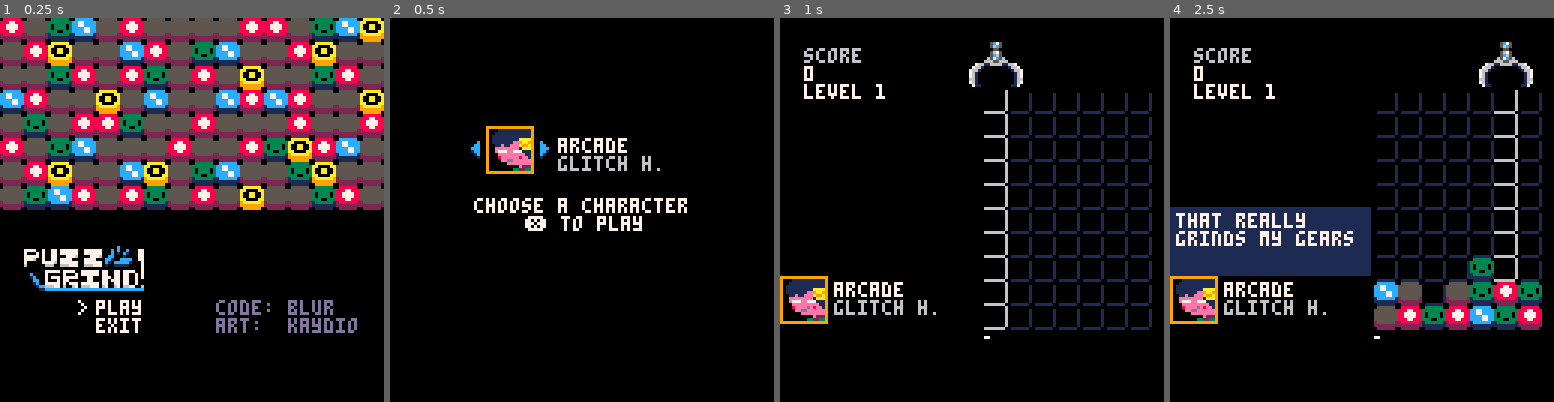
Above: before the commit, frames 1-4 (left to right).
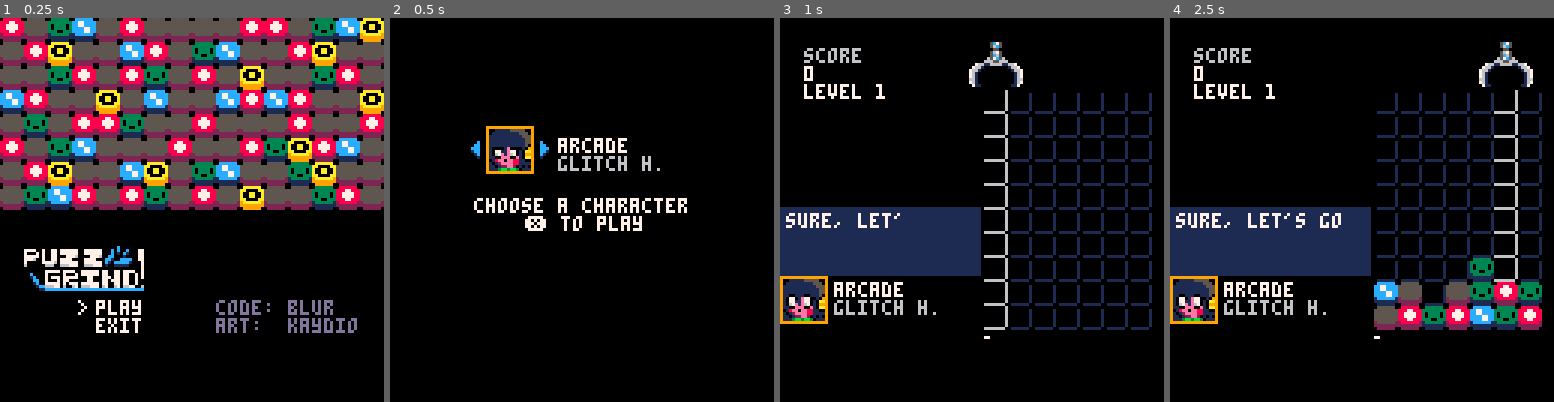
Above: after the commit, the same moments.

Repository: ssblur/puzzgrind
Game: PICO-8 cartridge puzgrind.p8
Two runs of this game, one before a commit and one after it. Both use one fixed random seed, a clock stepped at 60 frames per second and the inputs below.
Inputs:
- Up to frame 1 (0.25 s): no input
- Up to frame 2 (0.5 s): tap X (X key) at 0.33 s
- Up to frame 3 (1 s): tap O (Z key) at 0.7 s
- Up to frame 4 (2.5 s): tap X (X key) at 1.07, 1.85 s; hold Right 1.6-2.1 s; tap O (Z key) at 1.7, 2.1 s; hold Up 2.15-2.42 s; hold Right from 2.47 s (still down)

Frame 1 is identical in both runs. In frame 2, 0.8% of the frame differs, in the area x 25-37%, y 28-40%; in frame 3, 10%, in the area x 0-53%, y 49-79%; in frame 4, 2.1%.

Commit message:
Update assets
Signed-off-by: Patrick Hallbick <patrick.hallbick@outlook.com>

Diff:
--- a/puzgrind.p8
+++ b/puzgrind.p8
@@ -22,6 +22,8 @@
 	elseif game==0 then
 		_ummenu()
 	elseif game==2 then
+		_cdiap = min(_cdiap+1,
+			#_cdial)
 		if _x then
 			game = 0
 		end
@@ -41,9 +43,15 @@
 		_dmmenu()
 	elseif game==2 then
 		local x = 64 - 7*4
-		local y = 64 - 3
+		local y = 72 - 3
+		local ch = _ch - 1
+		ch *= 4
+		map(2+ch,0,16,y-32,2,2)
+		local d =
+		sub(_cdial, 0, _cdiap)
+		print(d, 34, y-32, 7)
 		rectfill(0, y-2, 127, y+19, 8)
-		print("ya donked it",
+		print("game over",
 			x, y, 7)
 		print("points: ".._points)
 		print("press ❎...")
@@ -64,6 +72,7 @@
 	if not _hldx and b then
 		_hldx = true
 		_x = true
+		sfx(2, 1)
 	end
 	if not b then
 		_hldx = false
@@ -107,6 +116,134 @@
 	_cdiap = min(_cdiap+1,
 		#_cdial)
 end
+
+_dmatch = {
+	{
+		"radicool!\n  (radical+cool)",
+		"sick moves!",
+		"niiiiiiiice",
+		"that was dank"
+	},
+	{
+		"that's cool,\ni guess...",
+		"sweet",
+		"(:"
+	},
+	{
+		"bashi blast!"
+	},
+	{
+		"this is like\nthat time..."
+	},
+	{
+	 [["find my tags"
+	 -themderman]]
+	},
+	{
+		"..."
+	}
+}
+_dwatch = {
+	{
+		"gotta watch \nout",
+		"that's a lotta\nblocks, damn",
+		"i have every \ndisease"
+	},
+	{
+		"that really\ngrinds my gears",
+		":/",
+		"wait, fr?"
+	},
+	{
+		"[redacted]"
+	},
+	{
+		"ew, i got some\nblock on me"
+	},
+	{
+		"ugh... not cool"
+	},
+	{
+		"..."
+	}
+}
+
+_dstart = {
+	{
+		"let's get nasty!"
+	},
+	{
+		"sure, let's go"
+	},
+	{
+		"fine"
+	},
+	{
+		"luck's on our\nside!"
+	},
+	{
+		"just go with\nthe flow!"
+	},
+	{
+		"..."
+	}
+}
+
+_dover = {
+	{
+		"ugh! you reek!"
+	},
+	{
+		"whatever..."
+	},
+	{
+		"goddammit"
+	},
+	{
+		"better luck next time!"
+	},
+	{
+		"you'll find your rhythm!"
+	},
+	{
+		"...pathetic"
+	}
+}
+
+function get_dialogue(t)
+	return t[ceil(rnd(#t))]
+end
+
+function dwatch()
+	if _cdiat > tick then
+		return nil
+	end
+	_cdial = get_dialogue(
+		_dwatch[_ch])
+	_cdiap = 2
+	_cdiat = tick + 150
+end
+
+function dmatch()
+	_cdial = get_dialogue(
+		_dmatch[_ch])
+	_cdiap = 2
+	_cdiat = tick + 150
+end
+
+function dstart()
+	_cdial = get_dialogue(
+	 _dstart[_ch])
+	_cdiap = 2
+	_cdiat = tick + 200
+end
+
+function dover()
+	_cdial = get_dialogue(
+	 _dover[_ch])
+	_cdiap = 2
+	_cdiat = tick + 200
+end
 -->8
 function resetboard()
 	_b = {}
@@ -150,6 +287,7 @@
 function gameover()
 	game = 2
 	_delx = tick + 30
+	dover()
 end
 
 function _uboard()
@@ -220,10 +358,12 @@
 		if btn(➡️) and crane<w then
 			mcool = tick + 3
 			crane += 1
+			sfx(0, 1)
 		end
 		if btn(⬅️) and crane>1 then
 			mcool = tick + 3
 			crane -= 1
+			sfx(0, 1)
 		end
 	end
 	if _x then
@@ -315,6 +455,7 @@
 	local t = get(x, y)
 	set(x,y,nil)
 	if t!=nil and t!=5 then
+		sfx(1, 0)
 		point()
 		_clr(x+1,y,t)
 		_clr(x-1,y,t)
@@ -333,59 +474,6 @@
 			end
 		end
 	end
-end
-
-_dmatch = {
-	{
-		"radicool!\n  (radical+cool)",
-		"sick moves!",
-		"niiiiiiiice",
-		"that was dank"
-	},
-	{
-		"that's cool,\ni guess...",
-		"sweet",
-		"(:"
-	},
-	{
-		"bashi blast!"
-	}
-}
-_dwatch = {
-	{
-		"gotta watch \nout",
-		"that's a lotta\nblocks, damn",
-		"i have every \ndisease"
-	},
-	{
-		"that really\ngrinds my gears",
-		":/",
-		"wait, fr?"
-	},
-	{
-		"[redacted]"
-	}
-}
-
-function get_dialogue(t)
-	return t[ceil(rnd(#t))]
-end
-
-function dwatch()
-	if _cdiat > tick then
-		return nil
-	end
-	_cdial = get_dialogue(
-		_dwatch[_ch])
-	_cdiap = 2
-	_cdiat = tick + 200
-end
-
-function dmatch()
-	_cdial = get_dialogue(
-		_dmatch[_ch])
-	_cdiap = 2
-	_cdiat = tick + 200
 end
 -->8
 _points = 0
@@ -447,12 +535,19 @@
 _mmy = 72
 _hldx = false
 
+_mmcool = 0
 function _ummenu()
-	if btn(⬆️) then
+	if btn(⬆️)
+		and _mmcool < tick then
 		_mmsel -= 1
-	end
-	if btn(⬇️) then
+		sfx(2, 1)
+		_mmcool = tick + 5
+	end
+	if btn(⬇️)
+		and _mmcool < tick then
 		_mmsel += 1
+		sfx(2, 1)
+		_mmcool = tick + 5
 	end
 	_mmsel = min(_mmsel, #_mmopt)
 	_mmsel = max(_mmsel, 1)
@@ -488,30 +583,39 @@
 	map(0, 6, 0, 0, 16, 8)
 end
 -->8
-_maxch = 3
+_maxch = 6
 _cname = {
 	"grime",
 	"arcade",
-	"bashi"
+	"bashi",
+	"shambo",
+	"flow",
+	"sludge"
 }
 _cgang = {
 	"dank krew",
 	"glitch h.",
-	"glitch h."
+	"glitch h.",
+	"street rats",
+	"street rats",
+	"dank krew"
 }
 
 function _upsel()
 	if _x then
 		game = 1
+		dstart()
 	end
 	if mcool < tick then
 		if btn(➡️) then
 			mcool = tick + 5
 			_ch += 1
+			sfx(2, 1)
 		end
 		if btn(⬅️) then
 			mcool = tick + 5
 			_ch -= 1
+			sfx(2, 1)
 		end
 	end
 	_ch = min(_ch, _maxch)
@@ -800,8 +904,8 @@
 0001010101010101000000000000000000000000000000000000000000000000000000000000000000000000000000000000000000000000000000000000000000000000000000000000000000000000000000000000000000000000000000000000000000000000000000000000000000000000000000000000000000000000
 0000000000000000000000000000000000000000000000000000000000000000000000000000000000000000000000000000000000000000000000000000000000000000000000000000000000000000000000000000000000000000000000000000000000000000000000000000000000000000000000000000000000000000
 __map__
-4041404144454445484948490000000000000000000000000000000000000000000000000000000000000000000000000000000000000000000000000000000000000000000000000000000000000000000000000000000000000000000000000000000000000000000000000000000000000000000000000000000000000000
-5051525354555443585956570000000000000000000000000000000000000000000000000000000000000000000000000000000000000000000000000000000000000000000000000000000000000000000000000000000000000000000000000000000000000000000000000000000000000000000000000000000000000000
+404142434445464748494a4b606162636465666768696a6b0000000000000000000000000000000000000000000000000000000000000000000000000000000000000000000000000000000000000000000000000000000000000000000000000000000000000000000000000000000000000000000000000000000000000000
+505152535455565758595a5b707172737475767778797a7b0000000000000000000000000000000000000000000000000000000000000000000000000000000000000000000000000000000000000000000000000000000000000000000000000000000000000000000000000000000000000000000000000000000000000000
 c0c1c2c3c4c50000000000000000000000000000000000000000000000000000000000000000000000000000000000000000000000000000000000000000000000000000000000000000000000000000000000000000000000000000000000000000000000000000000000000000000000000000000000000000000000000000
 d0d1d2d3d4d50000000000000000000000000000000000000000000000000000000000000000000000000000000000000000000000000000000000000000000000000000000000000000000000000000000000000000000000000000000000000000000000000000000000000000000000000000000000000000000000000000
 e0e1e2e3e4e50000000000000000000000000000000000000000000000000000000000000000000000000000000000000000000000000000000000000000000000000000000000000000000000000000000000000000000000000000000000000000000000000000000000000000000000000000000000000000000000000000
Not shown, changed: 32 lines of the sprite sheet (__gfx__) section of puzgrind.p8
Not shown, changed: the sound effects (__sfx__) section of puzgrind.p8
